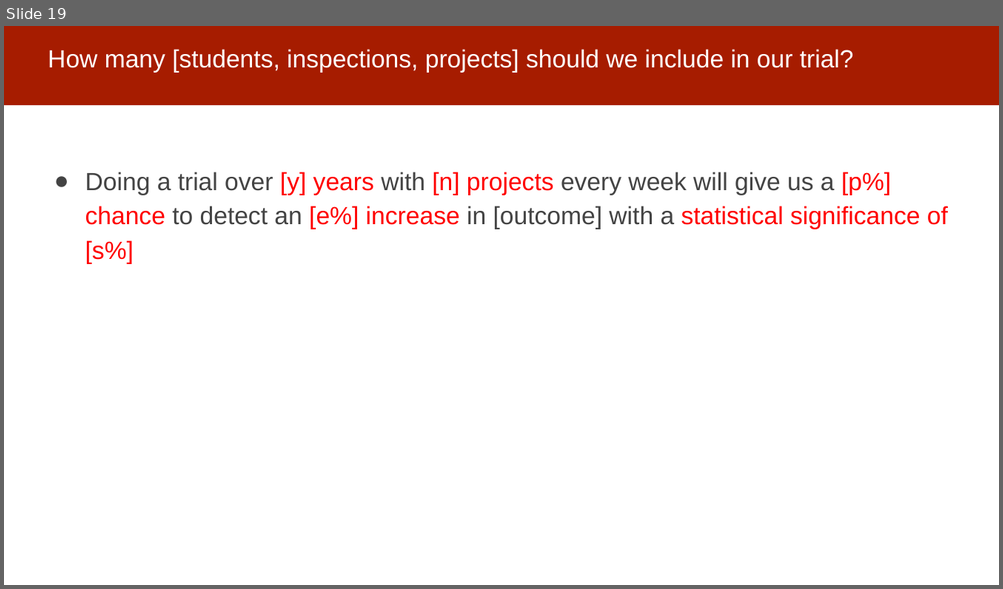
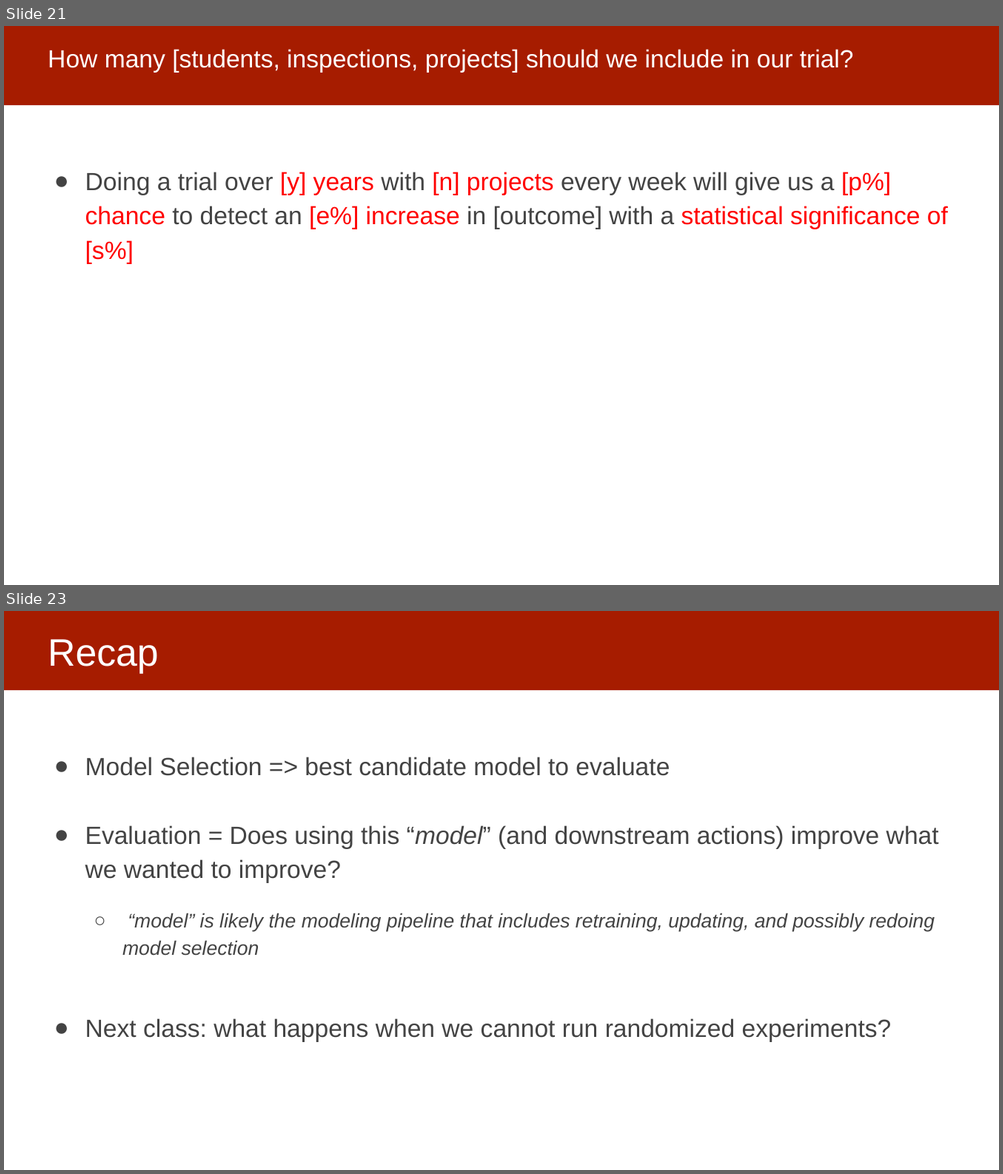
Before and after one commit to dssg/MLinPractice, a slide deck: Lectures/Lecture20-FieldValidation.pptx. Shown one above the other, each under a label of ours: slide 19 before the commit, slides 21 and 23 after it; the slides between them are not shown. The pictures are 1003x589 and 1003x1174 pixels, drawn with LibreOffice and Linux fonts; fonts in the diff are those of the drawing. Boxes give left, top, right and bottom in pixels: in the first picture for what was removed or moved away, otherwise in the second. Text is boxed around its words. In the diff, an @@ line names an element or a change of style, - is before the commit and + after.

```diff
--- a/Lectures/Lecture20-FieldValidation.pptx
+++ b/Lectures/Lecture20-FieldValidation.pptx
@@ slide 23 added at (4, 611, 999, 1170), background #FFFFFF; not listed: 1 template element that a slide beside it also shows @@
@@ title added at (48, 639, 159, 674), 37 pt, text #FFFFFF @@
+Recap
@@ text added at (85, 757, 939, 1042), 24 pt, text #434343 @@
+● Model Selection => best candidate model to evaluate
+● Evaluation = Does using this “model” (and downstream actions) improve what we wanted to improve?
+  ○ “model” is likely the modeling pipeline that includes retraining, updating, and possibly redoing model selection
+● Next class: what happens when we cannot run randomized experiments?
@@ what was slide 19 is now slide 21 @@
```
Also in this commit, not shown: 6 slides changed, 5 other slides added, 2 slides removed, 2 other files.
